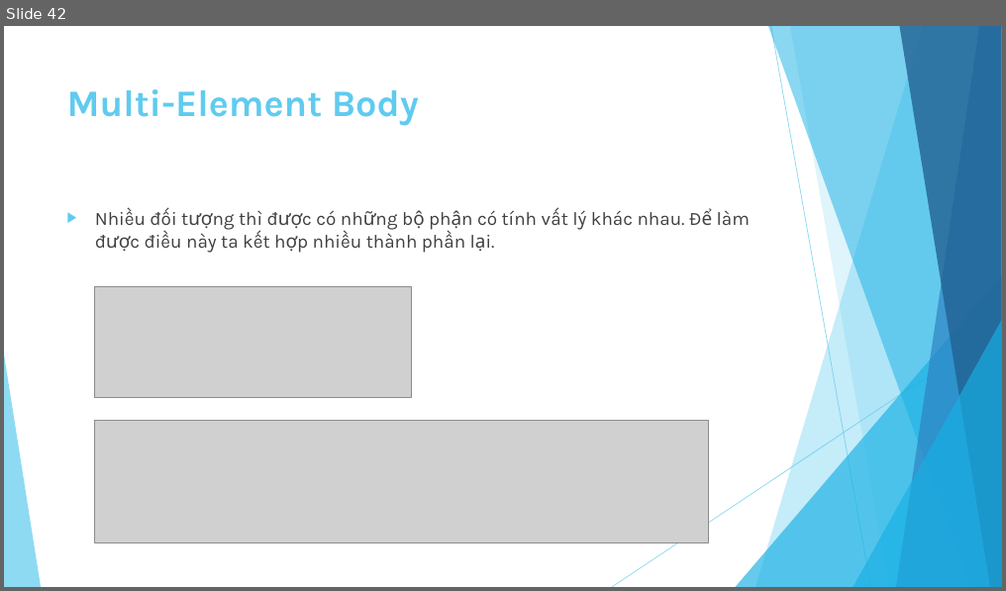
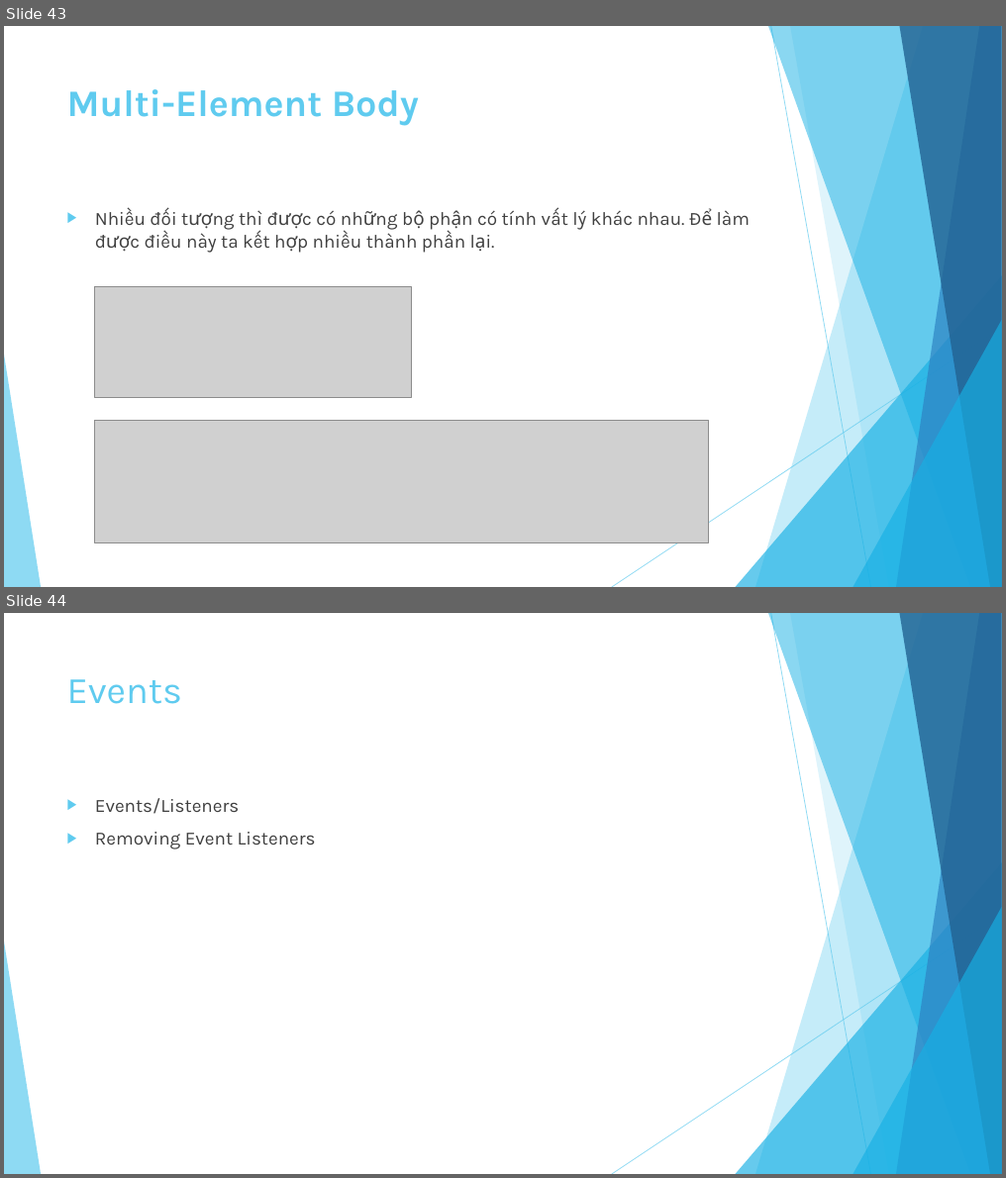
Before and after one commit to ndthanhdev/TDT-Spring-2017, a slide deck: Corona/Presentation1.pptx. Shown one above the other, each under a label of ours: slide 42 before the commit, slides 43 and 44 after it. The pictures are 1006x591 and 1006x1178 pixels, drawn with LibreOffice and Linux fonts; fonts in the diff are those of the drawing; grey boxes stand for pictures. Boxes give left, top, right and bottom in pixels: in the first picture for what was removed or moved away, otherwise in the second. Text is boxed around its words. In the diff, an @@ line names an element or a change of style, - is before the commit and + after.

```diff
--- a/Corona/Presentation1.pptx
+++ b/Corona/Presentation1.pptx
@@ slide 44 added at [4, 613, 1002, 1174], background #FFFFFF; not listed: 10 template elements that a slide beside it also shows @@
@@ title added at [67, 679, 182, 704], 36 pt, text #5FCBEF @@
+Events
@@ text added at [95, 798, 316, 850], 18 pt, text #404040 @@
+▶ Events/Listeners
+▶ Removing Event Listeners
@@ what was slide 42 is now slide 43 @@
```
Also in this commit, not shown: 1 slide changed, 3 other slides added.
